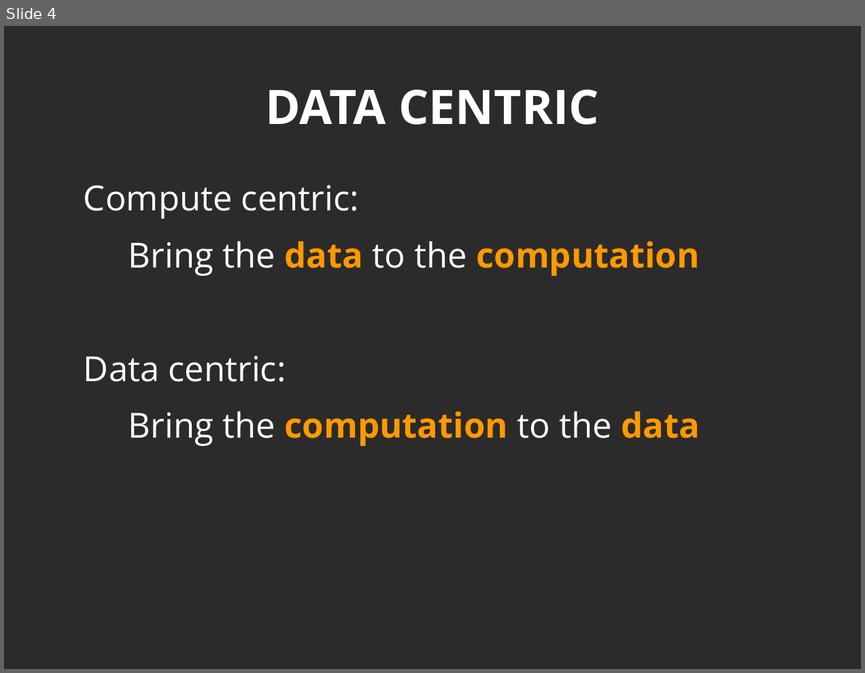
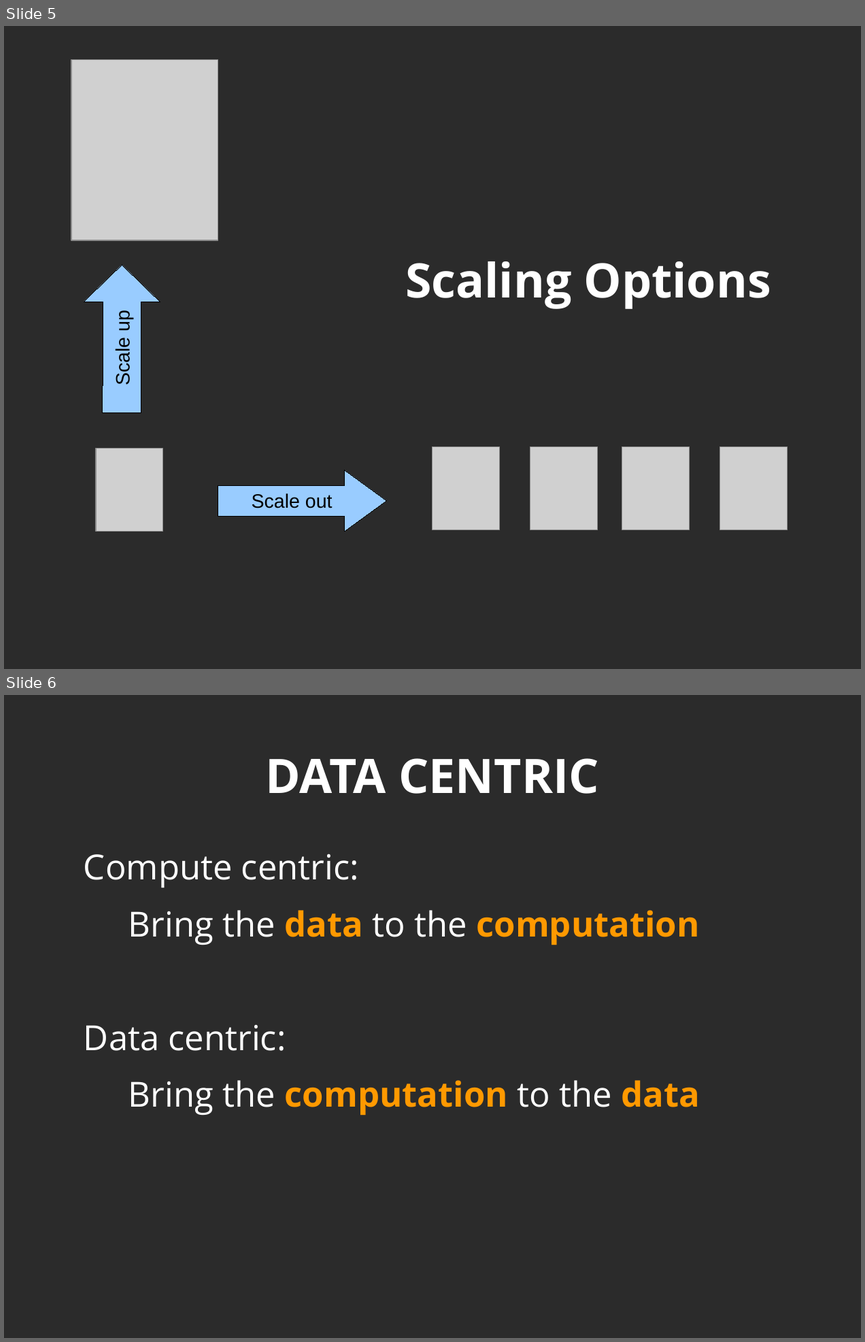
Before and after one commit to javicacheiro/pyspark_course, a slide deck: extended/unit_1_services_overview.odp. Shown one above the other, each under a label of ours: slide 4 before the commit, slides 5 and 6 after it. The pictures are 865x673 and 865x1342 pixels, drawn with LibreOffice and Linux fonts; fonts in the diff are those of the drawing; grey boxes stand for pictures; background and template pictures are left out; a plain dark background stands for a picture behind light text. Boxes give left, top, right and bottom in pixels: in the first picture for what was removed or moved away, otherwise in the second. Text is boxed around its words. In the diff, an @@ line names an element or a change of style, - is before the commit and + after.

Commit message:
horizontal scaling

```diff
--- a/extended/unit_1_services_overview.odp
+++ b/extended/unit_1_services_overview.odp
@@ slide 5 added at bbox=[4, 26, 861, 669], background picture (left out) @@
@@ picture added at bbox=[71, 59, 219, 240] @@
@@ right arrow added at bbox=[84, 265, 160, 412], fill #99CCFF, outline #000000 0 pt, 18 pt, text #000000 @@
+Scale up
@@ title added at bbox=[405, 261, 771, 309], 44 pt, text #FFFFFF, bold @@
+Scaling Options
@@ picture added at bbox=[96, 448, 163, 531] @@
@@ picture added at bbox=[432, 447, 500, 529] @@
@@ picture added at bbox=[530, 447, 598, 529] @@
@@ picture added at bbox=[622, 447, 689, 529] @@
@@ picture added at bbox=[720, 447, 788, 529] @@
@@ right arrow added at bbox=[219, 470, 388, 531], fill #99CCFF, outline #000000 0 pt, 18 pt, text #000000 @@
+Scale out
@@ what was slide 4 is now slide 6 @@
```
Also in this commit, not shown: 1 other slide added, 1 other file.
